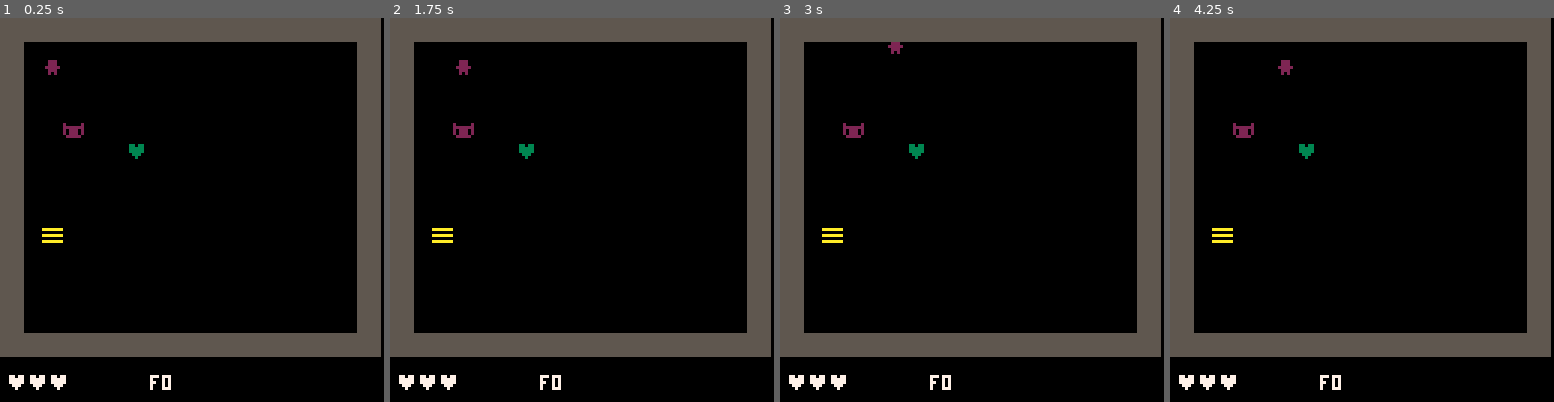
Above: before the commit, frames 1-4 (left to right).
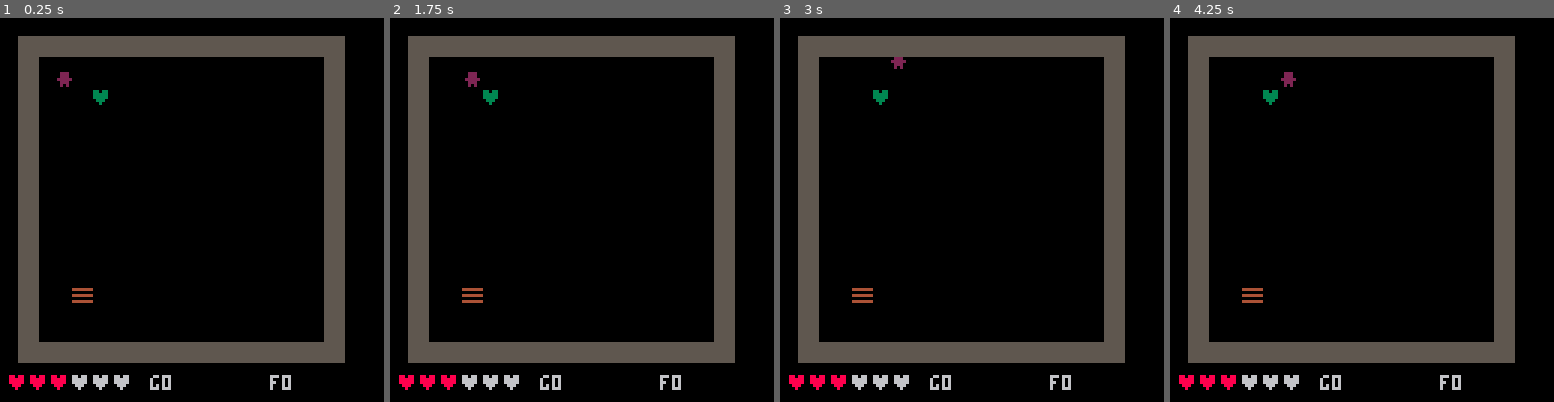
Above: after the commit, the same moments.

Repository: dresseswithpockets/rogue8
Game: PICO-8 cartridge rogue8.p8
Two runs of this game, one before a commit and one after it. Both use one fixed random seed, a clock stepped at 60 frames per second and the inputs below.
Inputs:
- Up to frame 1 (0.25 s): no input
- Up to frame 2 (1.75 s): hold Right from 1.6 s (still down)
- Up to frame 3 (3 s): release Right at 2.1 s; hold Up 2.15-2.42 s; hold Right from 2.47 s (still down)
- Up to frame 4 (4.25 s): release Right at 3.03 s; hold Left 3.08-3.58 s; hold Down 3.63-3.97 s; hold Right from 4.02 s (still down)

The runs differ from the first frame. In frame 1, 29% of the frame differs, in the area x 0-100%, y 0-97%; in frame 2, 29%; in frame 3, 29%; in frame 4, 29%.

Commit message:
Added enemy AI, gold, and changed visuals slightly. Added random generation and scaling

Diff:
--- a/rogue8.p8
+++ b/rogue8.p8
@@ -1,74 +1,108 @@
 pico-8 cartridge // http://www.pico-8.com
 version 38
 __lua__
-// p is player hp
-// t is tiles array
-// f is floor number
-// z is floor size
+--p is player table
+--t is tiles array
+--f is floor number
+--z is floor size
+--r is pixels per space
+--g is gold
 p={x=3,y=3,h=2}
 t={}
 f=0
-z={x=18,y=16}
+z={x=18,y=18}
+r=6
+g=0
 
-// todo: handle floor gen
-//   puts: mobs, hpots, exit, walls
-// todo: handle floor exit
-// todo: handle death
-// todo: handle e->p damage
-// todo: enemy movement
-// todo: sfx on damage
--- bug: if exit is on wall spot
---  and player exits, error on
---  next generation
+--entities:
+-- -1:empty, 0:wall, 1:gold
+-- 2:enemy, 3:health, 4:stairs
+-- 5:treasure
+
+--todo: handle death
+--todo: sfx
 ::q::
 for x=1,z.x do
 	t[x]={}
  for y=1,z.y do
   t[x][y]=-1
-  -- put wall on edges, and
-  -- avoid putting a wall over
-  -- player pos
+  --put wall on edges, and
+  --avoid putting a wall over
+  --player pos
   if (p.x!=x or p.y!=y)and(x==1or x==z.x or y==1or y==z.y) then
    t[x][y]=0
+  --have a random chance
+  --(increasing per floor)
+  --to spawn an enemy
+  elseif rnd(250) < 1+f/2 then
+   t[x][y] = -2
+  --or to spawn a health pot
+  elseif rnd(450) < 1 then
+   t[x][y] = 3
+  --even rarer to spawn a chest
+  elseif rnd(1200) < 1+f/2 then
+   t[x][y] = 5
   end
  end
 end
-t[4][6]=2
-t[7][7]=3
--- put exit at rand location
-t[rnd(z.x-2)\1+1][rnd(z.y-2)\1+1]=4
+--put exit at rand location
+--may replace this with a more
+--deterministic method
+try=1
+while try do
+ rx = rnd(z.x-2)\1+1
+ ry = rnd(z.y-2)\1+1
+ if t[rx][ry] == -1 then
+  t[rx][ry]=4
+  try=nil
+ end
+end
 
 ::_::
--- xd is move x
--- yd is move y
--- a is true if action done
+a=1
+--xd is move x
+--yd is move y
+--a is true if action done
 xd=btnp(0)and-1or(btnp(1)and 1or 0)
 yd=btnp(2)and-1or(btnp(3)and 1or 0)
 a=xd!=0or yd!=0
+--escape actions if no input
 if xd==0and yd==0 then
+ a=nil
  goto d
 end
 
 m=1
-//store the new position
+--store the new position
 xd+=p.x
 yd+=p.y
 e=t[xd][yd]
-//check for entity type at
-//new position
+--check for entity type at
+--new position
 if e==0 then
  m=nil
-elseif e==2 then
+elseif e==1 then
  t[xd][yd]=-1
+ g+=1
+elseif e==2 or e==9 then
+ if rnd(3) < 1 then
+  t[xd][yd]=-1
+ else
+  t[xd][yd]=1
+ end
  m=nil
 elseif e==3 then
  t[xd][yd]=-1
- p.h+=1
+ p.h = min(6,p.h+1)
 elseif e==4 then
  f+=1
  p.x=xd
  p.y=yd
  goto q
+elseif e==5 then
+ t[xd][yd]=-1
+ g+=5
+ m=nil
 end
 if m then
  p.x=xd
@@ -77,31 +111,71 @@
 
 ::d::
 cls()
-//iterate through the array
-?"웃",7*(p.x-1),7*(p.y-1),2
-for x=0,z.x-1 do
- for y=0,z.y-1 do
-  e=t[x+1][y+1]
+--iterate through the array
+?"웃",r*(p.x),r*(p.y),2
+for x=1,z.x do
+ for y=1,z.y do
+  e=t[x][y]
   if e==0 then
-   rectfill(7*x,7*y,7*x+7,7*y+7,5)
+   rectfill(r*x,r*y,r*(x+1),r*(y+1),5)
+  elseif e==1 then
+   ?"◆",r*x,r*y,10
   elseif e==2 then
+   ?"🐱",r*x,r*y,2
+   --if action step, move enemy
    if a then
-   	// todo enemy ai
+    --randomize enemy movement
+    if rnd(2) > 1 then
+     xd = x+sgn(p.x-x)
+     yd = y
+    else
+   	 xd = x
+     yd = y+sgn(p.y-y)
+    end
+    --if enemy catches player
+    --deal damage
+    if xd == p.x and yd == p.y then
+     p.h -= 1
+    --other check for empty
+    --space to move to
+    elseif t[xd][yd] == -1 then
+   	 t[x][y] = -1
+   	 if xd > x or yd > y then
+   	  --if the enemy would be
+   	  --placed ahead in the table
+   	  --then set it to a
+   	  --placeholder to prevent
+   	  --double actions
+   	  t[xd][yd] = -2
+   	 else
+   	  t[xd][yd] = 2
+					end
+    end
    end
-   ?"🐱",7*x,7*y,2
   elseif e==3 then
-  	?"♥",7*x,7*y,3
+  	?"♥",r*x,r*y,3
   elseif e==4 then
-   ?"▤",7*x,7*y,10
+   ?"▤",r*x,r*y,4
+  elseif e==5 then
+   ?"★",r*x,r*y,9
+  elseif e==-2 then
+   --create new enemy at
+   --placeholder
+   ?"🐱",r*x,r*y,2
+   t[x][y] = 2
   end
  end
 end
-// draw hp
-for i=0,p.h do
-	?"♥",2+i*7,119,7
+--draw hp
+for i=0,5 do
+	?"♥",2+i*7,119,6
+	if i<=p.h then ?"♥",2+i*7,119,8
+	end
 end
-// draw floor number
-?"f"..f,50,119
+--draw floor number
+?"f"..f,90,119
+--draw gold count
+?"g"..g,50,119
 flip()goto _
 __gfx__
 00000000000000000000000000000000000000000000000000000000000000000000000000000000000000000000000000000000000000000000000000000000
--- a/rogue8min.p8
+++ b/rogue8min.p8
@@ -1,9 +1,10 @@
 pico-8 cartridge // http://www.pico-8.com
 version 38
 __lua__
-p={x=3,y=3,h=2}t={}f=0z={x=17,y=15}
-::f::for x=1,z.x do t[x] = {}for y=1,z.y do t[x][y] = -1end end
-t[4][6] = 2t[7][7] = 3t[10][9] = 4::_::xd = 0 yd = 0 if btnp(0) then xd = -1elseif btnp(1) then xd = 1elseif btnp(2) then yd = -1elseif btnp(3) then yd = 1else goto d end goto t::d::cls()rect(7,7,7*z.x+7,7*z.y+7,5)print("웃",7*p.x,7*p.y,3)for x=1,z.x do for y=1,z.y do e = t[x][y]if e == 2 then print("🐱",7*x,7*y,2)elseif e == 3 then print("♥",7*x,7*y,3)elseif e == 4 then print("▤",7*x,7*y,10)end end end for i=0,p.h do print("♥",2+i*7,119,7)end print("f"..f,50,119)flip()goto _::t::move = 1xd += p.x yd += p.y e = t[xd][yd]if e == 2 then t[xd][yd] = -1move = nil elseif e == 3 then t[xd][yd] = -1p.h += 1elseif e == 4 then f += 1goto f end if move then p.x = max(1,min(z.x,xd))p.y = max(1,min(z.y,yd))end goto d
+p={x=3,y=3,h=2}t={}f=0z={x=18,y=18}r=6g=0
+::q::for x=1,z.x do t[x]={}for y=1,z.y do t[x][y]=-1if(p.x!=x or p.y!=y)and(x==1or x==z.x or y==1or y==z.y)then t[x][y]=0elseif rnd(250)<1+f/2then t[x][y]=-2elseif rnd(450)<1then t[x][y]=3elseif rnd(1200)<1+f/2then t[x][y]=5end end end try=1while try do rx=rnd(z.x-2)\1+1ry=rnd(z.y-2)\1+1if t[rx][ry]==-1then t[rx][ry]=4try=nil end end
+::_::a=1xd=btnp(0)and-1or(btnp(1)and 1or 0)yd=btnp(2)and-1or(btnp(3)and 1or 0)a=xd!=0or yd!=0if xd==0and yd==0then a=nil goto d end m=1xd+=p.x yd+=p.y e=t[xd][yd]if e==0 then m=nil elseif e==1then t[xd][yd]=-1g+=1elseif e==2or e==9then if rnd(3)<1then t[xd][yd]=-1else t[xd][yd]=1end m=nil elseif e==3then t[xd][yd]=-1p.h=min(6,p.h+1)elseif e==4 then f+=1p.x=xd p.y=yd goto q elseif e==5 then t[xd][yd]=-1g+=5m=nil end if m then p.x=xd p.y=yd end
+::d::cls()?"웃",r*(p.x),r*(p.y),2for x=1,z.x do for y=1,z.y do e=t[x][y]if e==0then rectfill(r*x,r*y,r*(x+1),r*(y+1),5)elseif e==1 then?"◆",r*x,r*y,10elseif e==2 then?"🐱",r*x,r*y,2if a then if rnd(2)>1then xd=x+sgn(p.x-x)yd=y else xd=x yd=y+sgn(p.y-y)end if xd==p.x and yd==p.y then p.h-=1elseif t[xd][yd]==-1then t[x][y]=-1if xd>x or yd>y then t[xd][yd]=-2else t[xd][yd]=2end end end elseif e==3then?"♥",r*x,r*y,3elseif e==4then?"▤",r*x,r*y,4elseif e==5then?"★",r*x,r*y,9elseif e==-2then?"🐱",r*x,r*y,2t[x][y]=2end end end for i=0,5 do?"♥",2+i*7,119,6if i<=p.h then?"♥",2+i*7,119,8end end?"f"..f,90,119?"g"..g,50,119flip()goto _
 __gfx__
 00000000000000000000000000000000000000000000000000000000000000000000000000000000000000000000000000000000000000000000000000000000
 00000000000000000000000000000000000000000000000000000000000000000000000000000000000000000000000000000000000000000000000000000000
